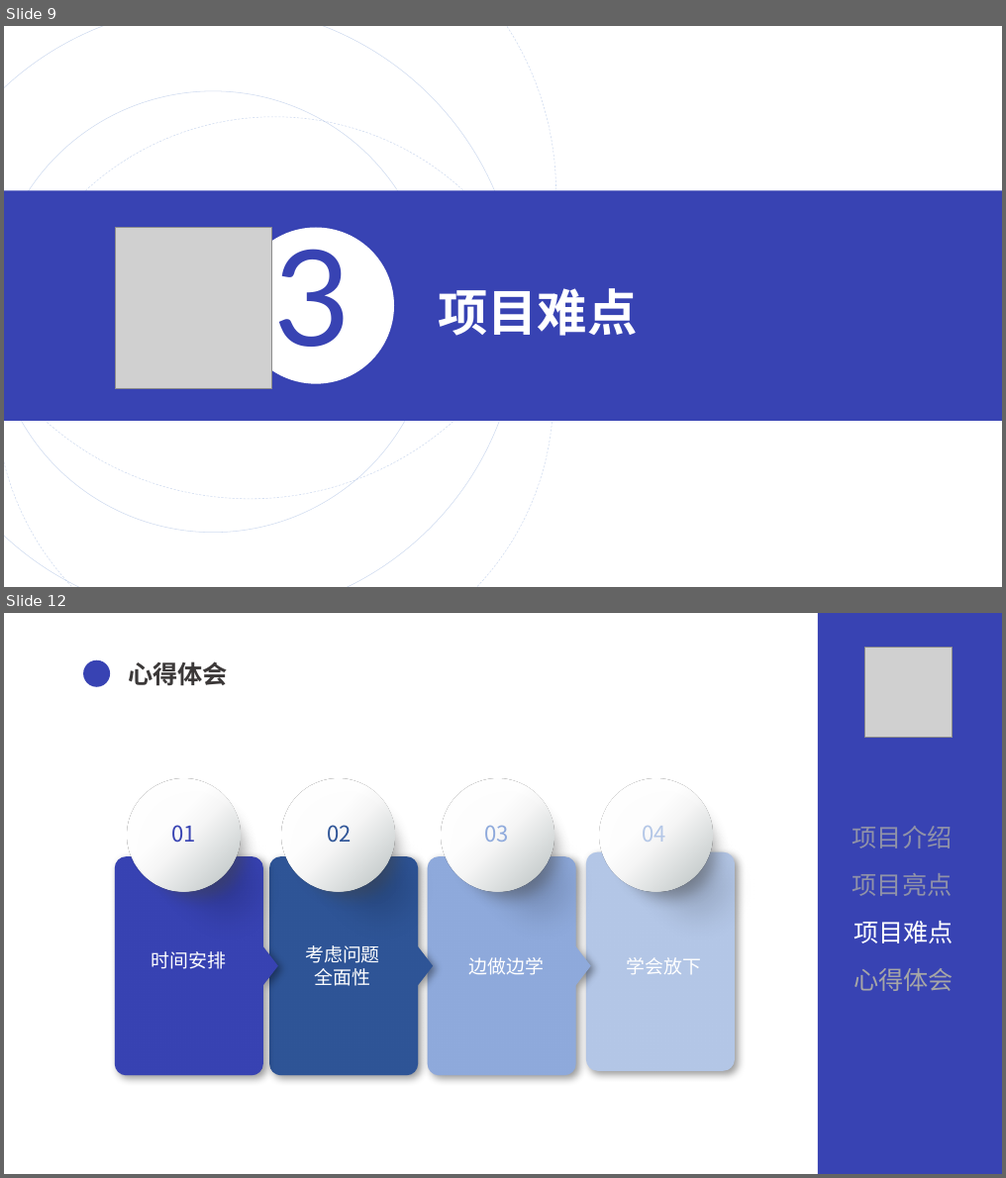
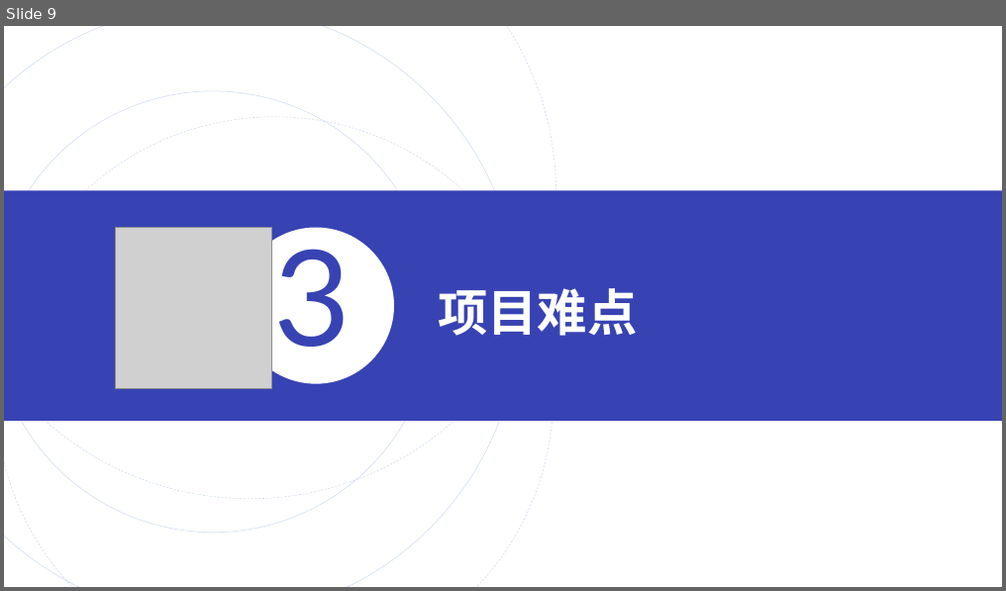
Before and after one commit to zhiyuxinxuan/QG_FinalTest, a slide deck: others/QG汇报.pptx. Shown one above the other, each under a label of ours: slides 9 and 12 before the commit, slide 9 after it; the slides between them are not shown. The pictures are 1006x1178 and 1006x591 pixels, drawn with LibreOffice and Linux fonts; fonts in the diff are those of the drawing; grey boxes stand for pictures. Boxes give left, top, right and bottom in pixels: in the first picture for what was removed or moved away, otherwise in the second. Text is boxed around its words. In the diff, an @@ line names an element or a change of style, - is before the commit and + after.

```diff
--- a/others/QG汇报.pptx
+++ b/others/QG汇报.pptx
@@ slide 12 removed at [4,613,1002,1174], background #FFFFFF @@
@@ rectangle removed at [818,613,1002,1174] @@
@@ ellipse removed at [83,661,110,687] @@
@@ text removed at [128,662,228,686] @@
-心得体会
@@ picture removed at [865,648,952,738] @@
@@ group removed at [86,748,340,1001]: 2 ellipses, 1 freeform shape, 1 text @@
-01
@@ group removed at [241,748,494,1001]: 2 ellipses, 1 freeform shape, 1 text @@
-02
@@ group removed at [400,748,653,1001]: 2 ellipses, 1 freeform shape, 1 text @@
-03
@@ group removed at [558,748,813,1001]: 2 ellipses, 1 freeform shape, 1 text @@
-04
@@ text removed at [852,826,952,849] @@
-项目介绍
@@ freeform shape removed at [115,858,278,1075] @@
@@ freeform shape removed at [115,858,278,1075] @@
@@ freeform shape removed at [269,858,433,1075] @@
@@ freeform shape removed at [269,858,433,1075] @@
@@ freeform shape removed at [428,858,591,1075] @@
@@ freeform shape removed at [428,858,591,1075] @@
@@ freeform shape removed at [586,853,735,1071] @@
@@ freeform shape removed at [586,853,735,1071] @@
@@ text removed at [852,873,952,896] @@
-项目亮点
@@ text removed at [853,921,953,944] @@
-项目难点
@@ text removed at [152,952,227,969] @@
-时间安排
@@ text removed at [305,946,380,986] @@
-考虑问题全面性
@@ text removed at [469,958,545,975] @@
-边做边学
@@ text removed at [627,958,702,974] @@
-学会放下
@@ text removed at [853,968,953,991] @@
-心得体会
```
Also in this commit, not shown: 8 slides changed, 2 slides added, 7 other files.
